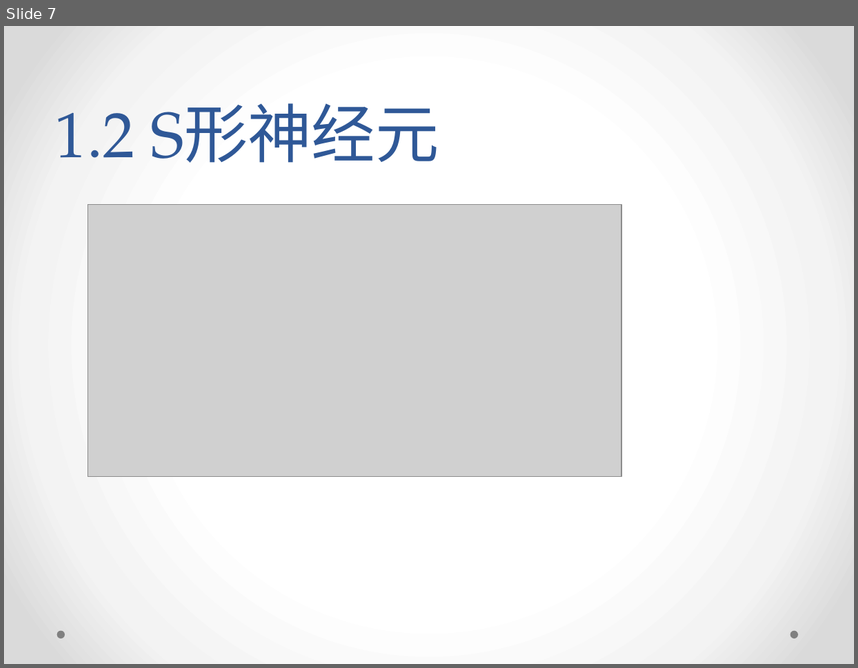
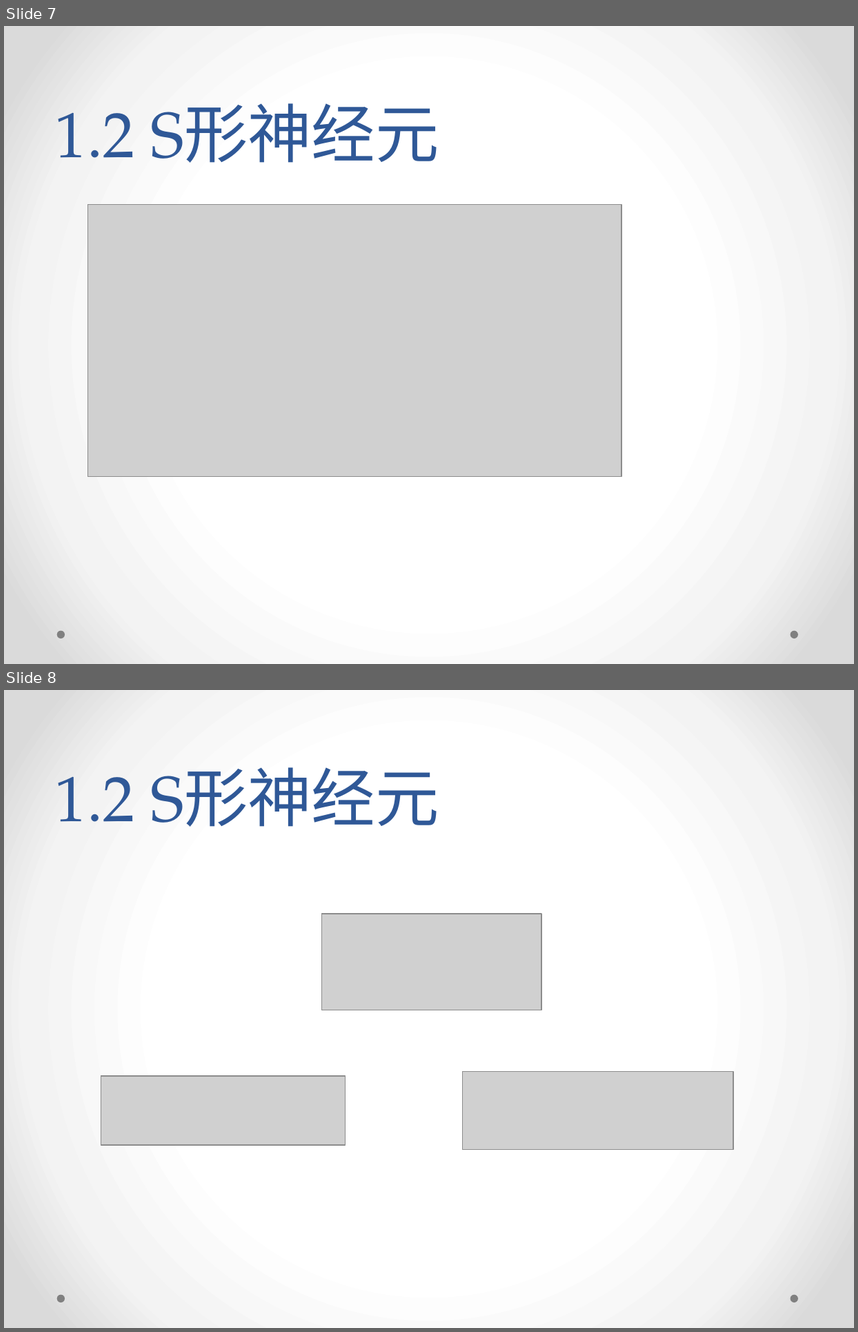
Before and after one commit to yish0000/neuralnetwork, a slide deck: 深度学习数学原理初探.pptx. Shown one above the other, each under a label of ours: slide 7 before the commit, slides 7 and 8 after it. The pictures are 858x668 and 858x1332 pixels, drawn with LibreOffice and Linux fonts; fonts in the diff are those of the drawing; grey boxes stand for pictures; background and template pictures are left out. Boxes give left, top, right and bottom in pixels: in the first picture for what was removed or moved away, otherwise in the second. Text is boxed around its words. In the diff, an @@ line names an element or a change of style, - is before the commit and + after.

```diff
--- a/深度学习数学原理初探.pptx
+++ b/深度学习数学原理初探.pptx
@@ slide 8 added at (4,690,854,1328), background gradient #FFFFFF to #F4F4F4 to #DADADA; not listed: 2 template elements that a slide beside it also shows @@
@@ title added at (55,767,439,827), 54 pt, text #2F5897 @@
+1.2 S形神经元
@@ picture added at (322,914,542,1010) @@
@@ picture added at (101,1076,346,1145) @@
@@ picture added at (462,1072,733,1150) @@
```
Also in this commit, not shown: 12 other slides added.
